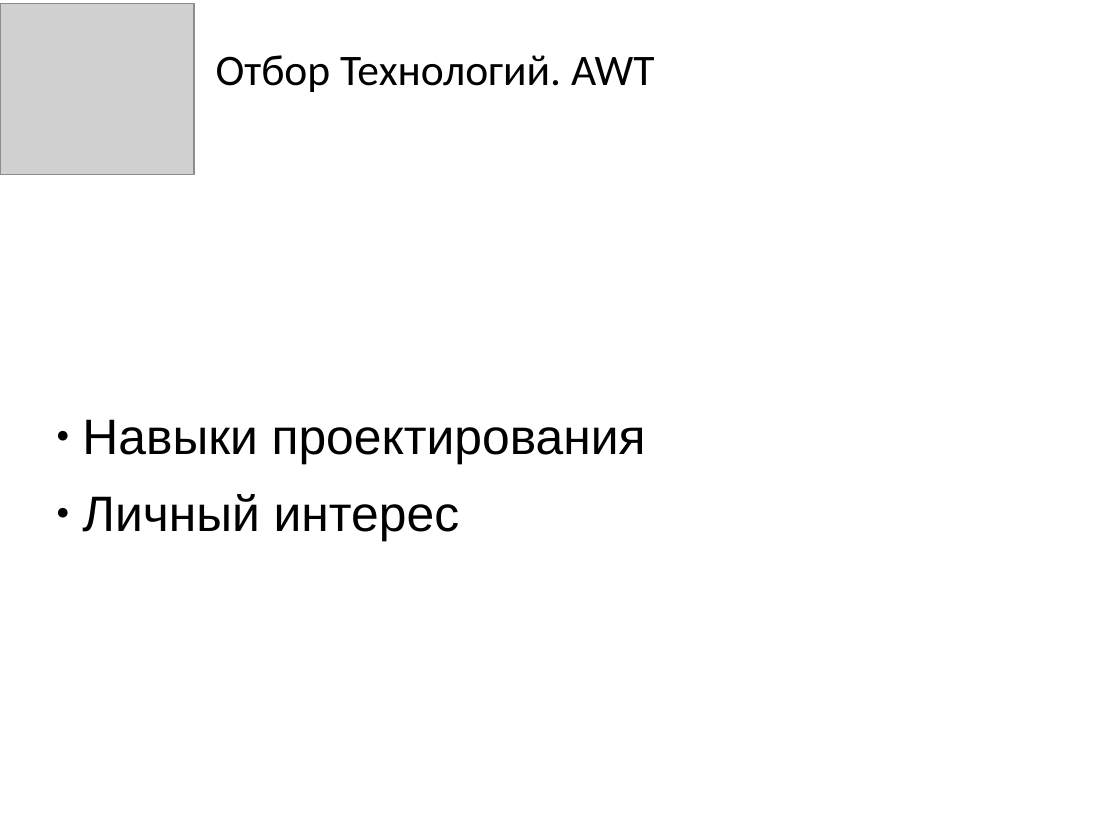
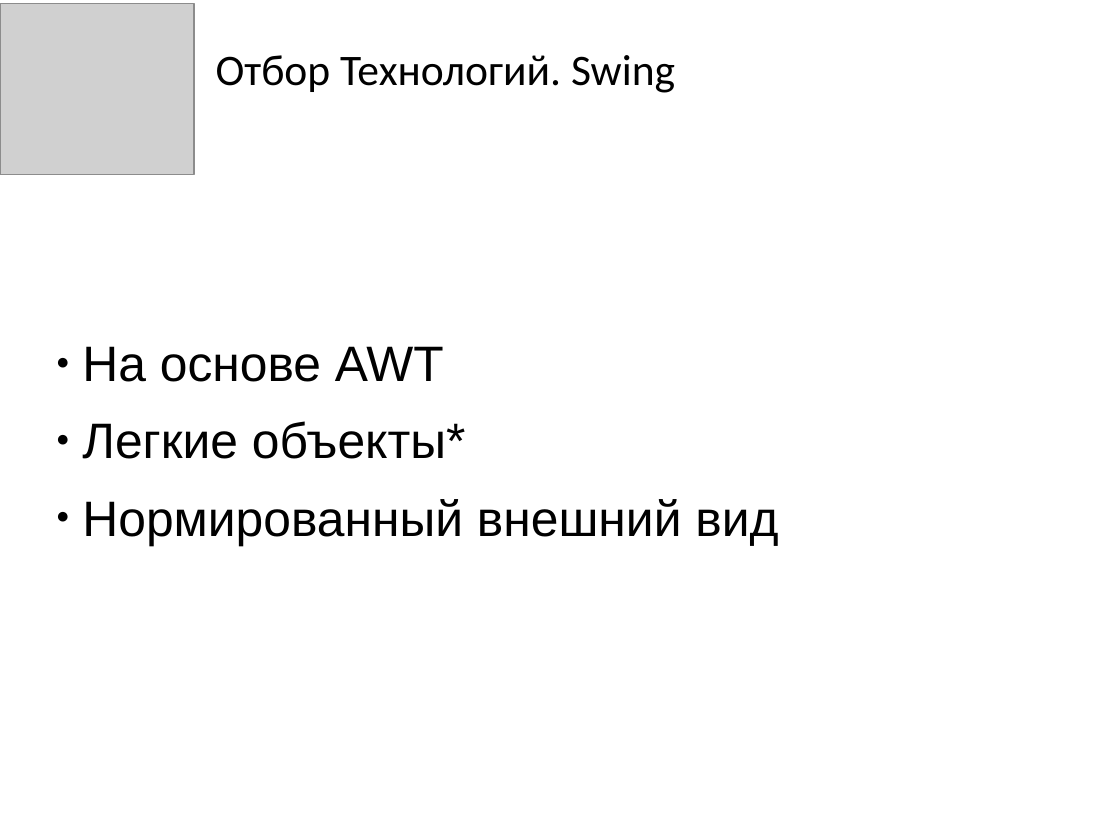
Before and after one commit to CymerR/GFX_1, a slide deck: slide 5 of Презентация.pptx. Drawn at 1120x840 pixels with LibreOffice and Linux fonts; fonts in the diff are those of the drawing; grey boxes stand for pictures. Boxes give left, top, right and bottom in pixels: in the first picture for what was removed or moved away, otherwise in the second. Text is boxed around its words. In the diff, an @@ line names an element or a change of style, - is before the commit and + after.

```diff
--- a/Презентация.pptx
+++ b/Презентация.pptx
@@ text at (216,55,675,93): text changed @@
-Отбор Технологий. AWT
+Отбор Технологий. Swing
@@ text at (82,346,778,546): text changed @@
-● Навыки проектирования
-● Личный интерес
+● На основе AWT
+● Легкие объекты*
+● Нормированный внешний вид
```
Also in this commit, not shown: 1 other slide changed, 25 slides added, 2 slides removed, 2 other files.
